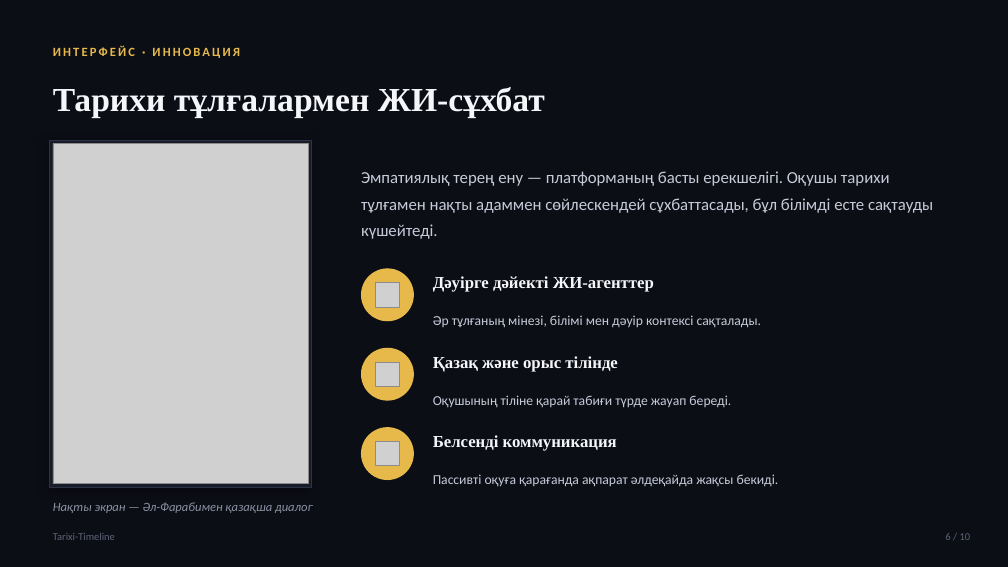
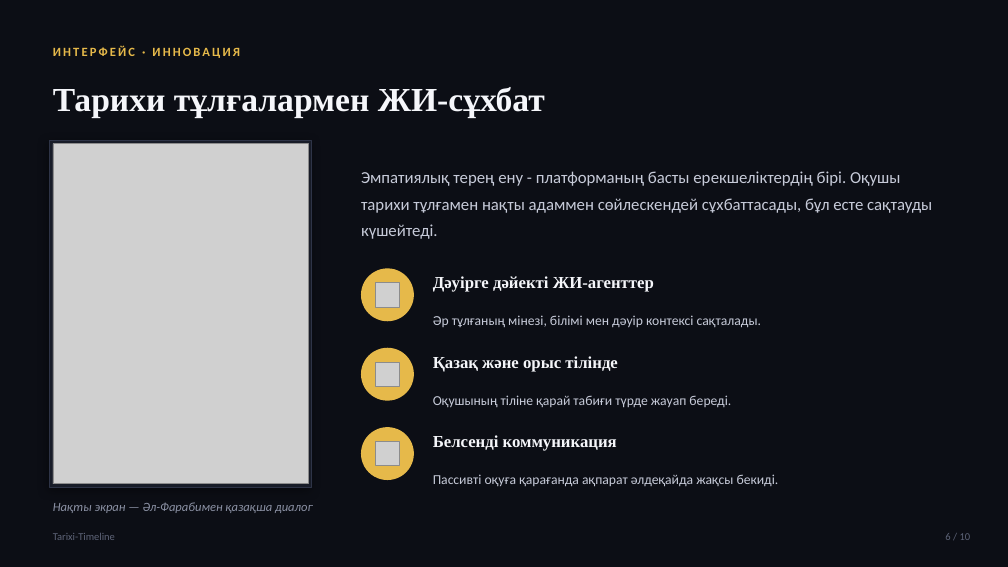
Before and after one commit to bekarazhan/tarixi-timeline, a slide deck: slide 6 of grant-presentation/Tarixi-Timeline_Tauelsizdik_urpaqtary.pptx. Drawn at 1008x567 pixels with LibreOffice and Linux fonts; fonts in the diff are those of the drawing; grey boxes stand for pictures. Boxes give left, top, right and bottom in pixels: in the first picture for what was removed or moved away, otherwise in the second. Text is boxed around its words. In the diff, an @@ line names an element or a change of style, - is before the commit and + after.

```diff
--- a/grant-presentation/Tarixi-Timeline_Tauelsizdik_urpaqtary.pptx
+++ b/grant-presentation/Tarixi-Timeline_Tauelsizdik_urpaqtary.pptx
@@ text at box(361, 171, 932, 239): text changed @@
-Эмпатиялық терең ену — платформаның басты ерекшелігі. Оқушы тарихи тұлғамен нақты адаммен сөйлескендей сұхбаттасады, бұл білімді есте сақтауды күшейтеді.
+Эмпатиялық терең ену - платформаның басты ерекшеліктердің бірі. Оқушы тарихи тұлғамен нақты адаммен сөйлескендей сұхбаттасады, бұл есте сақтауды күшейтеді.
```
Also in this commit, not shown: 6 other slides changed, 5 other files.
